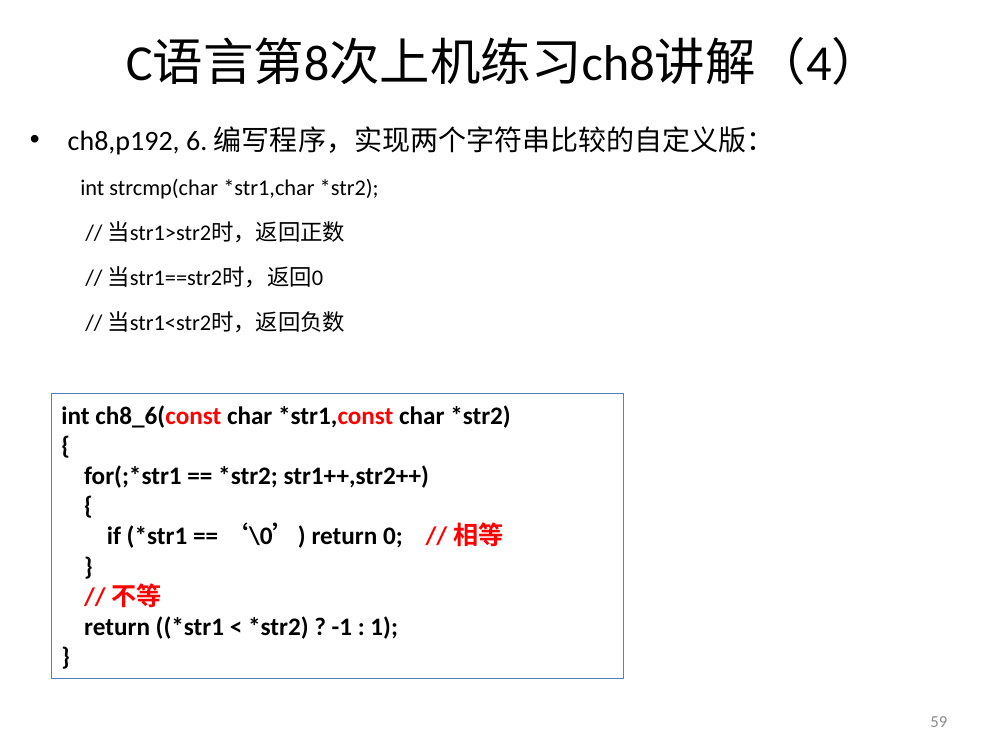
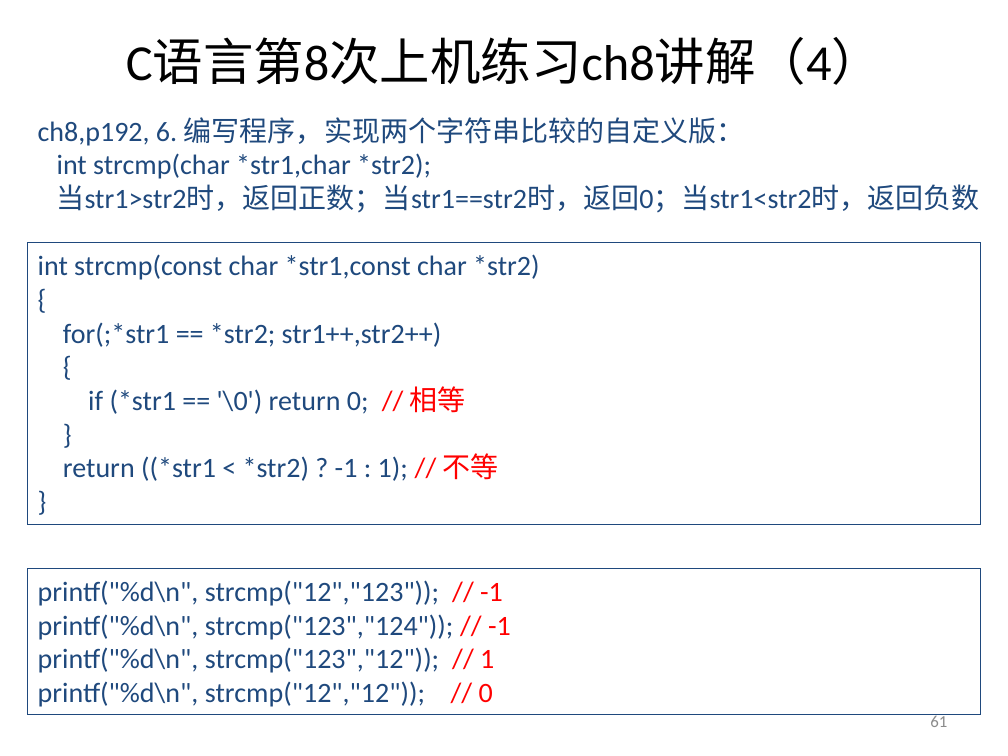
Before and after one commit to jtrfid/C-Repositories, a slide deck: slide 61 of 2016/上机安排.pptx (slide 59 before the commit). Drawn at 1008x756 pixels with LibreOffice and Linux fonts; fonts in the diff are those of the drawing. Boxes give left, top, right and bottom in pixels: in the first picture for what was removed or moved away, otherwise in the second. Text is boxed around its words. In the diff, an @@ line names an element or a change of style, - is before the commit and + after.

```diff
--- a/2016/上机安排.pptx
+++ b/2016/上机安排.pptx
@@ text "ch8,p192, 6. 编写程序，实现两个字符串比较的自定义版：": place and size @@
-text "ch8,p192, 6. 编写程序，实现两个字符串比较的自定义版：" at [68, 126, 775, 333]
+text "ch8,p192, 6. 编写程序，实现两个字符串比较的自定义版：" at [38, 117, 980, 212]
@@ text at [38, 117, 745, 179]: text colour #000000 to #1F497D in "ch8,p192, 6. 编写程序，实现两个字符串比较的自定义版：", "int strcmp(char *str1,char *str2);"; size 16 to 20 pt in "int strcmp(char *str1,char *str2);"; bullet • to none; line spacing 1.5 to 1; less space between paragraphs; list level 2 to 1 in "int strcmp(char *str1,char *str2);" @@
@@ text at [56, 184, 980, 212]: text changed; size 16 to 20 pt; text colour #000000 to #1F497D @@
-  // 当str1>str2时，返回正数
-  // 当str1==str2时，返回0
-  // 当str1<str2时，返回负数
+当str1>str2时，返回正数；当str1==str2时，返回0；当str1<str2时，返回负数
@@ rectangle "int strcmp(const char *str1,const char ...": place and size @@
-rectangle "int strcmp(const char *str1,const char ..." at [51, 394, 623, 679]
+rectangle "int strcmp(const char *str1,const char ..." at [28, 243, 981, 524]
@@ rectangle "int strcmp(const char *str1,const char ..." at [28, 243, 981, 524]: outline #4F81BD 0.75 pt to #1F497D 0.75 pt @@
@@ text in rectangle at [38, 254, 539, 280]: text changed; size 18 to 20 pt; text colour #000000 to #1F497D; bold off @@
-int ch8_6(const char *str1,const char *str2)
+int strcmp(const char *str1,const char *str2)
@@ text in rectangle at [63, 322, 442, 347]: size 18 to 20 pt, text colour #000000 to #1F497D, bold off in "{", "for(;*str1 == *str2; str1++,str2++)", "{", "}" and 1 more places @@
@@ text in rectangle at [88, 386, 466, 414]: text changed; size 18 to 20 pt; text colour #000000 to #1F497D; bold off @@
-if (*str1 == ‘\0’) return 0; // 相等
+if (*str1 == '\0') return 0; // 相等
@@ text in rectangle at [63, 453, 499, 481]: text changed; size 18 to 20 pt; text colour #000000 to #1F497D; bold off @@
-// 不等
-return ((*str1 < *str2) ? -1 : 1);
+return ((*str1 < *str2) ? -1 : 1); // 不等
@@ rectangle added at [28, 569, 981, 715], outline #1F497D 0.75 pt, 20 pt, text #1F497D @@
+printf("%d\n", strcmp("12","123")); // -1
+printf("%d\n", strcmp("123","124")); // -1
+printf("%d\n", strcmp("123","12")); // 1
+printf("%d\n", strcmp("12","12")); // 0
@@ page number at [930, 714, 947, 727]: text changed @@
-59
+61
```
Also in this commit, not shown: 4 other slides changed, 3 slides added, 12 other files.
